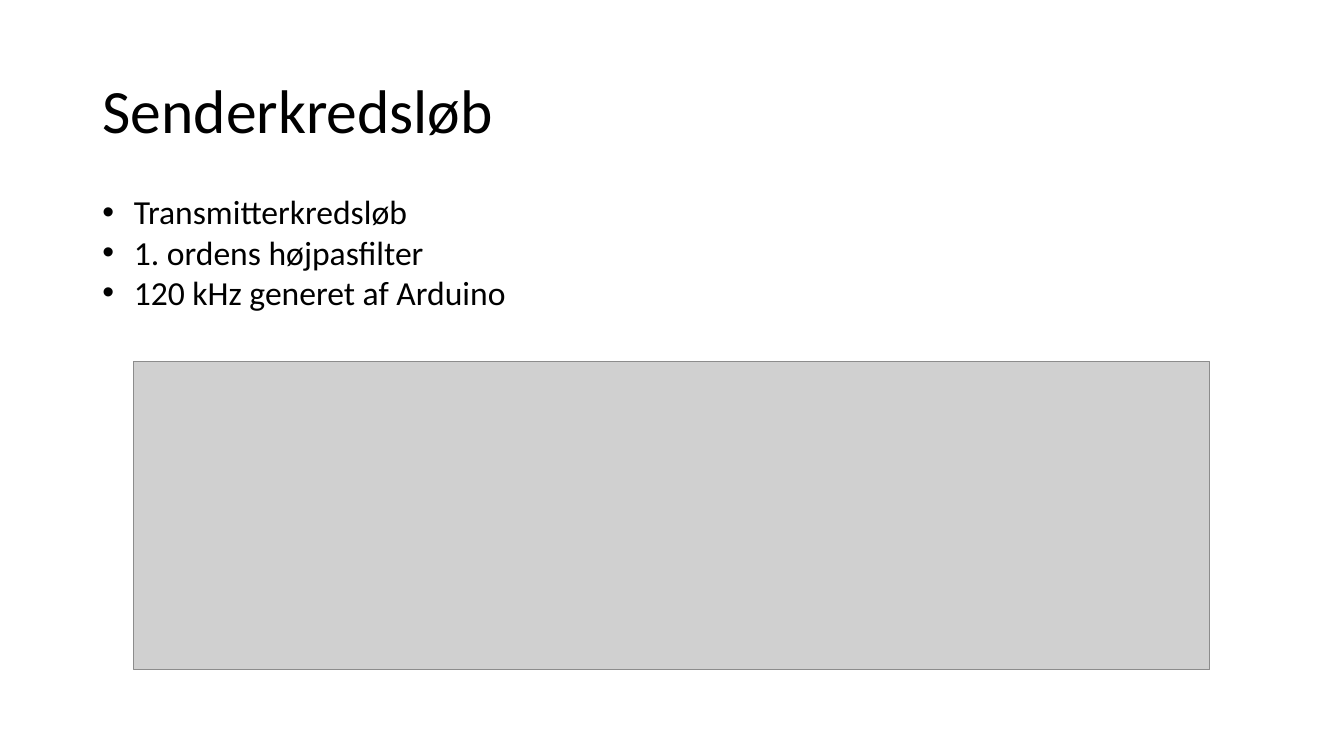
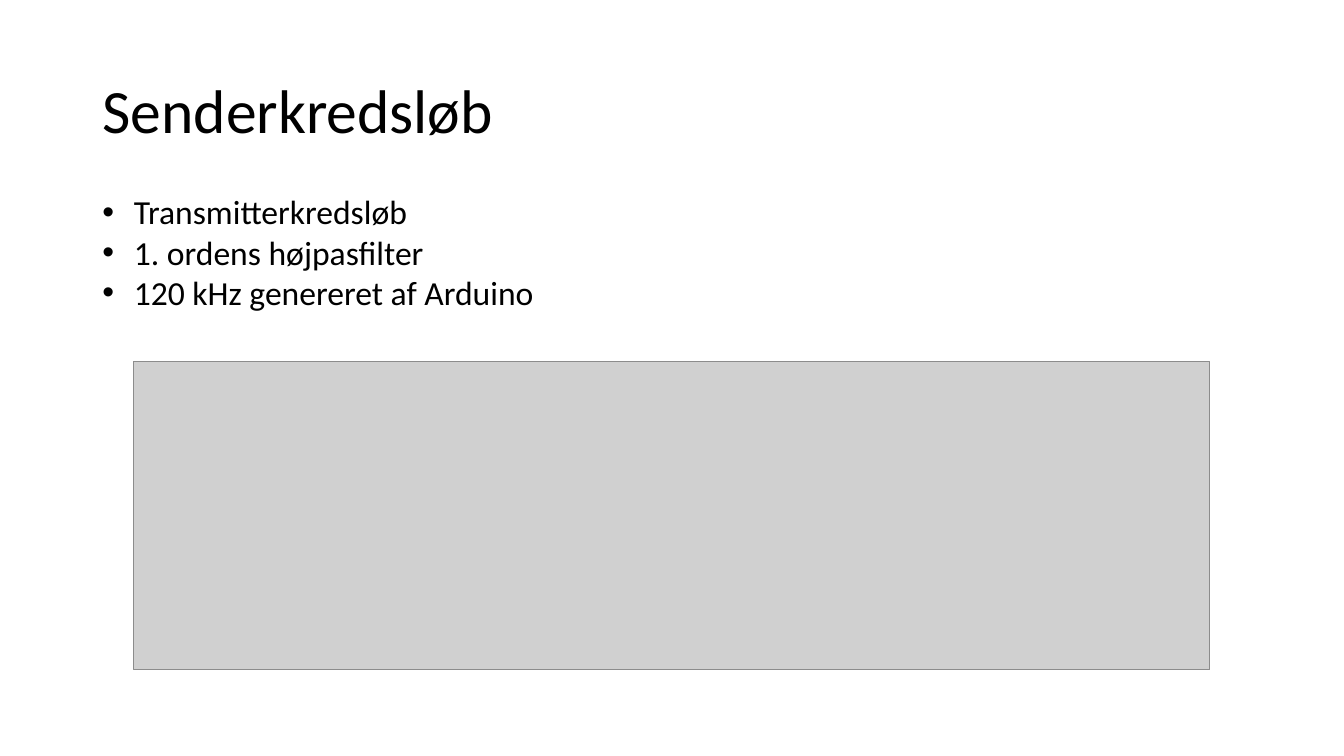
Before and after one commit to PRJ2GR15/Rapport, a slide deck: slide 8 of Fremlæggelse/Fremlæggelse - HWdel.pptx. Drawn at 1344x756 pixels with LibreOffice and Linux fonts; fonts in the diff are those of the drawing; grey boxes stand for pictures. Boxes give left, top, right and bottom in pixels: in the first picture for what was removed or moved away, otherwise in the second. Text is boxed around its words. In the diff, an @@ line names an element or a change of style, - is before the commit and + after.

Commit message:
rettet

```diff
--- a/Fremlæggelse/Fremlæggelse - HWdel.pptx
+++ b/Fremlæggelse/Fremlæggelse - HWdel.pptx
@@ text at [134, 281, 533, 311]: text changed @@
-• 120 kHz generet af Arduino
+• 120 kHz genereret af Arduino
```
